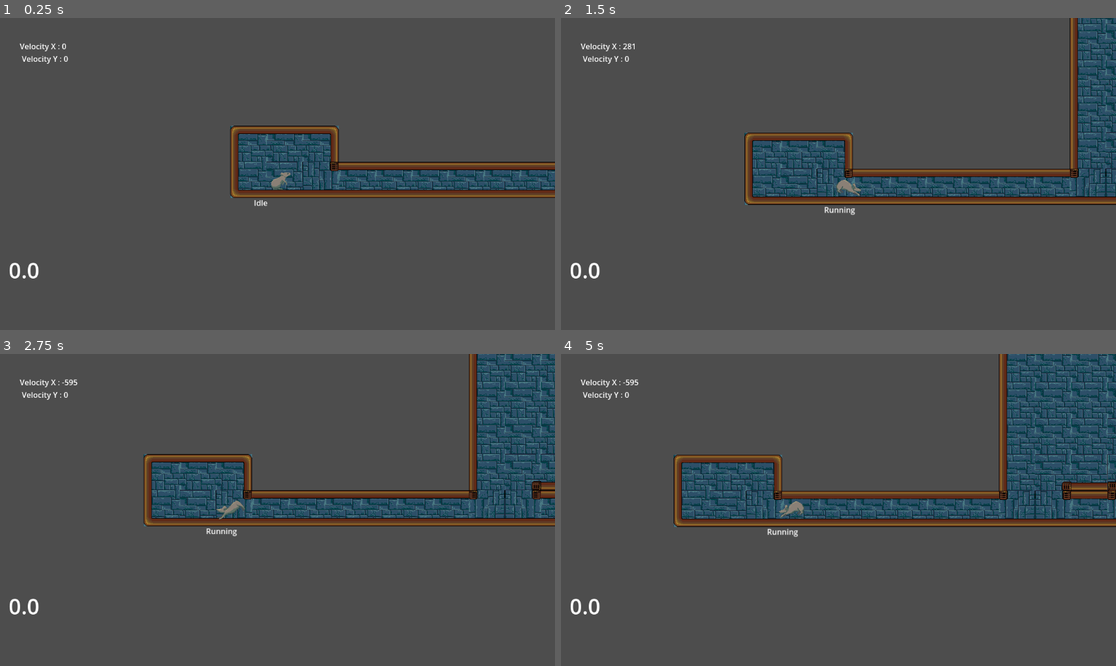
Above: before the commit, frames 1-4 (two rows, left to right).
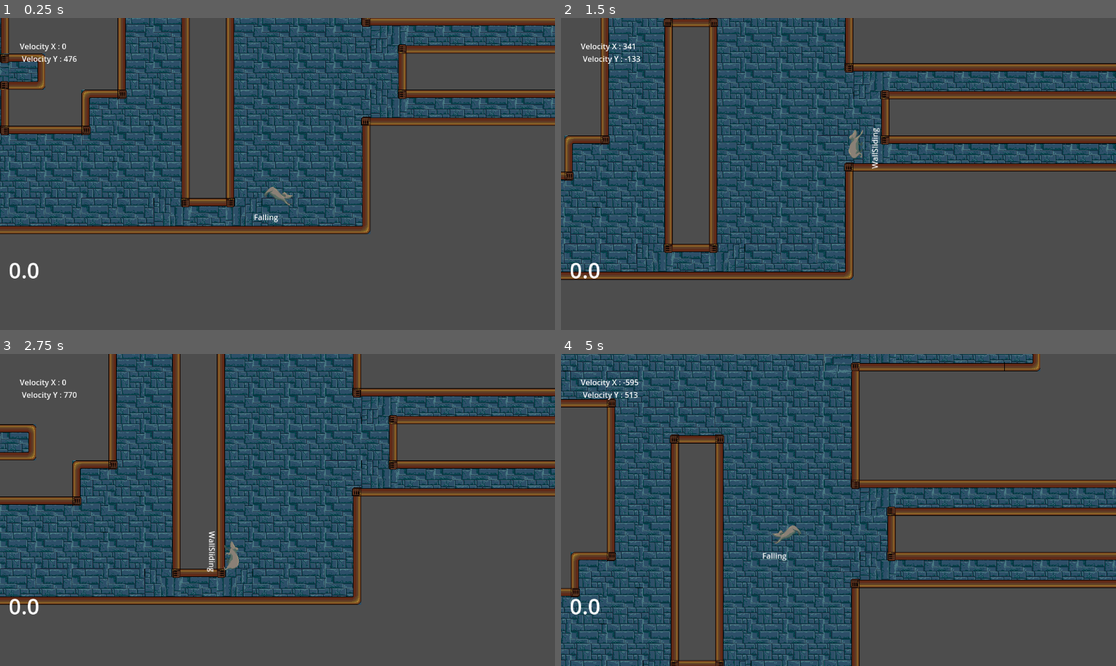
Above: after the commit, the same moments.

Repository: Taissirbw/De-Rat-Pigeon
Game: Godot game, scene res://scenes/game.tscn
Two runs of this game, one before a commit and one after it. Both use one fixed random seed, a clock stepped at 60 frames per second and the inputs below.
Inputs:
- Up to frame 1 (0.25 s): no input
- Up to frame 2 (1.5 s): hold Right (walk_right) from 0.53 s (still down); tap Space (jump) at 0.6, 0.77, 1.07, 1.35 s
- Up to frame 3 (2.75 s): tap Space (jump) at 1.52, 1.82, 2.1 s; release Right (walk_right) at 2.03 s; hold Left (walk_left) from 2.03 s (still down)
- Up to frame 4 (5 s): release Left (walk_left) at 2.78 s; hold Right (walk_right) 2.78-4.28 s; tap Space (jump) at 2.85, 3.02, 3.32, 3.6, 3.77, 4.07, 4.35, 4.52, 4.82 s; hold Left (walk_left) from 4.28 s (still down)

The runs differ from the first frame. In frame 1, 47% of the frame differs, in the area x 0-100%, y 0-70%; in frame 2, 53%; in frame 3, 55%; in frame 4, 67%, in the area x 0-100%, y 0-100%.

Commit message:
Ca marche

Diff:
--- a/de-rat-pigeon/project.godot
+++ b/de-rat-pigeon/project.godot
@@ -17,7 +17,7 @@
 
 [editor_plugins]
 
-enabled=PackedStringArray()
+enabled=PackedStringArray("res://addons/trail_2d/plugin.cfg")
 
 [global_group]
 
@@ -38,6 +38,7 @@
 jump={
 "deadzone": 0.2,
 "events": [Object(InputEventKey,"resource_local_to_scene":false,"resource_name":"","device":0,"window_id":0,"alt_presse …(189 unchanged characters)…
+, Object(InputEventKey,"resource_local_to_scene":false,"resource_name":"","device":-1,"window_id":0,"alt_pressed":false,"shift_pressed":false,"ctrl_pressed":false,"meta_pressed":false,"pressed":false,"keycode":0,"physical_keycode":4194320,"key_label":0,"unicode":0,"location":0,"echo":false,"script":null)
 ]
 }
 toggle_pause={
@@ -52,6 +53,11 @@
 }
 walk_up={
 "deadzone": 0.2,
-"events": [Object(InputEventKey,"resource_local_to_scene":false,"resource_name":"","device":-1,"window_id":0,"alt_pressed":false,"shift_pressed":false,"ctrl_pressed":false,"meta_pressed":false,"pressed":false,"keycode":0,"physical_keycode":4194320,"key_label":0,"unicode":0,"location":0,"echo":false,"script":null)
-]
+"events": []
 }
+
+[layer_names]
+
+2d_physics/layer_1="TileMap"
+2d_physics/layer_2="Player"
+2d_physics/layer_3="Trap"
--- a/de-rat-pigeon/scenes/electric_trap.tscn
+++ b/de-rat-pigeon/scenes/electric_trap.tscn
@@ -70,9 +70,6 @@
 [sub_resource type="RectangleShape2D" id="RectangleShape2D_ajo4f"]
 size = Vector2(19, 56)
 
-[sub_resource type="RectangleShape2D" id="RectangleShape2D_a71i6"]
-size = Vector2(12, 12)
-
 [node name="ElectricTrap" type="Node2D"]
 script = ExtResource("1_qshd7")
 delais_shocks = 3.0
@@ -96,15 +93,5 @@
 [node name="Timer" type="Timer" parent="Zap"]
 autostart = true
 
-[node name="FixParts" type="Area2D" parent="."]
-
-[node name="CollisionShape2D" type="CollisionShape2D" parent="FixParts"]
-position = Vector2(18, -31)
-shape = SubResource("RectangleShape2D_a71i6")
-
-[node name="CollisionShape2D2" type="CollisionShape2D" parent="FixParts"]
-position = Vector2(18, 31)
-shape = SubResource("RectangleShape2D_a71i6")
-
 [connection signal="body_entered" from="Zap" to="." method="_on_zap_body_entered"]
 [connection signal="timeout" from="Zap/Timer" to="." method="_on_timer_timeout"]
--- a/de-rat-pigeon/scenes/game.tscn
+++ b/de-rat-pigeon/scenes/game.tscn
@@ -6,6 +6,7 @@
 [ext_resource type="PackedScene" uid="uid://truyffsrng0" path="res://scenes/tile_map_layer.tscn" id="6_ryrav"]
 [ext_resource type="Script" uid="uid://ccsfs81eaeamc" path="res://scripts/camera_area.gd" id="7_gee14"]
 [ext_resource type="PackedScene" uid="uid://c4rt56iyjjpx1" path="res://scenes/electric_trap.tscn" id="7_u5sy4"]
+[ext_resource type="PackedScene" uid="uid://bhusu3f2sp4sg" path="res://scenes/oil.tscn" id="9_0tnpc"]
 [ext_resource type="PackedScene" uid="uid://ckg5kpbfsttto" path="res://scenes/mort_au_rats.tscn" id="14_7sc4i"]
 [ext_resource type="PackedScene" uid="uid://4irxpill6ri2" path="res://scenes/tapette_a_souris.tscn" id="15_80cx4"]
 
@@ -44,7 +45,7 @@
 tile_set = ExtResource("3_p57ef")
 
 [node name="Player" parent="." instance=ExtResource("6_j5wjh")]
-position = Vector2(-1865, 472)
+position = Vector2(844, -2080)
 
 [node name="Level" type="Node2D" parent="."]
 
@@ -78,5 +79,14 @@
 position = Vector2(626, -238)
 rotation = -3.1415925
 
+[node name="Oil" parent="Level" instance=ExtResource("9_0tnpc")]
+texture_filter = 1
+position = Vector2(-1515, 500)
+
+[node name="Oil2" parent="Level" instance=ExtResource("9_0tnpc")]
+texture_filter = 1
+position = Vector2(-1397, 500)
+rotation = 3.1415927
+
 [connection signal="body_entered" from="Level/LabyrinthArea" to="Level/LabyrinthArea" method="_on_body_entered"]
 [connection signal="body_exited" from="Level/LabyrinthArea" to="Level/LabyrinthArea" method="_on_body_exited"]
--- /dev/null
+++ b/de-rat-pigeon/scenes/oil.tscn
@@ -0,0 +1,21 @@
+[gd_scene load_steps=4 format=3 uid="uid://bhusu3f2sp4sg"]
+
+[ext_resource type="Script" uid="uid://y8gme5m6ey2g" path="res://scripts/oil.gd" id="1_vcmh2"]
+[ext_resource type="Texture2D" uid="uid://cmegrogo0h1g0" path="res://Assets/Tiles/oil_puddle.png" id="1_vdcy5"]
+
+[sub_resource type="RectangleShape2D" id="RectangleShape2D_vcmh2"]
+size = Vector2(63, 21)
+
+[node name="Oil" type="Area2D"]
+collision_layer = 4
+collision_mask = 2
+script = ExtResource("1_vcmh2")
+
+[node name="OilPuddle" type="Sprite2D" parent="."]
+texture = ExtResource("1_vdcy5")
+
+[node name="CollisionShape2D" type="CollisionShape2D" parent="."]
+position = Vector2(-2.5, 26.5)
+shape = SubResource("RectangleShape2D_vcmh2")
+
+[connection signal="body_entered" from="." to="." method="_on_body_entered"]
--- a/de-rat-pigeon/scenes/player.tscn
+++ b/de-rat-pigeon/scenes/player.tscn
@@ -268,13 +268,15 @@
 platform_wall_layers = 1
 script = ExtResource("1_op7ga")
 UseStateMachine = true
-floor_coyote_time = 0.1
-wall_change_coyote_time = 0.3
+WALL_JUMP_BUFFER_TIME = 1.0
+WALL_CHANGE_COYOTE_TIME = 0.2
 
 [node name="CollisionShape2D" type="CollisionShape2D" parent="."]
 shape = SubResource("CircleShape2D_e36ub")
 
 [node name="Camera2D" type="Camera2D" parent="."]
+process_callback = 0
+limit_enabled = false
 position_smoothing_enabled = true
 
 [node name="ShockAnimation" type="AnimationPlayer" parent="."]
@@ -374,4 +376,6 @@
 [node name="shockTimer" type="Timer" parent="."]
 wait_time = 0.5
 
+[node name="oilTimer" type="Timer" parent="."]
+
 [connection signal="state_transition" from="StateMachine" to="." method="_on_state_machine_state_transition"]
--- a/de-rat-pigeon/scripts/falling.gd
+++ b/de-rat-pigeon/scripts/falling.gd
@@ -1,7 +1,7 @@
 extends State
 
 func enter(previous_state_path: String, data := {}) -> void:
-	#print("FALL")
+	#state_print("FALL")
 	player.animation_player.play("fall")
 
 	# Remet tout bien
@@ -14,7 +14,7 @@
 		var dir = Input.get_axis("walk_left", "walk_right")
 		if !player.shock_state:
 			if dir != 0:
-				player.velocity.x = lerp(player.velocity.x, dir * player.speed, player.acceleration)
+				player.velocity.x = lerp(player.velocity.x, dir * player.SPEED, player.acceleration)
 			else:
 				player.velocity.x = lerp(player.velocity.x, 0.0, player.friction)
 			if player.velocity.x < 0: # cours à droite
@@ -31,7 +31,7 @@
 				if player.wall_contact_coyote > 0.:
 					player.wall_contact_coyote -= delta
 				if Input.is_action_just_pressed("jump") and ! player.shock_state:
-					print("FALL -> JUMP")
+					state_print("FALL -> JUMP")
 					finished.emit(JUMPING)
 				else:
 					if abs(player.velocity.x) < 70:
@@ -39,5 +39,5 @@
 					else:
 						finished.emit(RUNNING)
 
-		player.velocity.y += player.gravity * delta
+		player.velocity.y += player.GRAVITY * delta
 		player.move_and_slide()
--- a/de-rat-pigeon/scripts/idle.gd
+++ b/de-rat-pigeon/scripts/idle.gd
@@ -2,7 +2,7 @@
 
 
 func enter(previous_state_path: String, data := {}) -> void:
-	#print("Entered IDLE")
+	#state_print("Entered IDLE")
 	player.velocity.x = 0.0
 	player.animation_player.play("idle")
 	# Remet tout bien
@@ -17,13 +17,13 @@
 			finished.emit(SHOCKED)
 		# Décremente le timer coyote
 		if player.is_on_wall():
-			player.wall_contact_coyote = player.wall_contact_coyote_time
+			player.wall_contact_coyote = player.WALL_CONTACT_COYOTE_TIME
 		elif player.wall_contact_coyote > 0.:
 			player.wall_contact_coyote -= delta
 		#player.move_and_slide()
 
 		if player.is_on_floor():
-			player.floor_coyote = player.floor_coyote_time
+			player.floor_coyote = player.FLOOR_COYOTE_TIME
 		elif player.floor_coyote > 0.:
 			player.floor_coyote = 0
 
--- a/de-rat-pigeon/scripts/jumping.gd
+++ b/de-rat-pigeon/scripts/jumping.gd
@@ -3,11 +3,11 @@
 var dir
 
 func enter(previous_state_path: String, data := {}) -> void:
-	#print("JUMPING")
+	#state_print("JUMPING")
 
-	player.velocity.y = player.jump_speed_y
+	player.velocity.y = player.JUMP_SPEED_Y
 	dir = Input.get_axis("walk_left", "walk_right")
-	player.velocity.x= max( player.jump_speed_x, abs(player.velocity.x))*dir
+	player.velocity.x = max( player.JUMP_SPEED_X, abs(player.velocity.x))*dir
 	player.animation_player.play("jump")
 
 	# Remet tout bien
@@ -25,21 +25,22 @@
 
 		dir = Input.get_axis("walk_left", "walk_right")
 		if dir != 0 and ! player.shock_state:
-			player.velocity.x = lerp(player.velocity.x, dir * player.speed, player.acceleration)
+			player.velocity.x = lerp(player.velocity.x, dir * player.SPEED, player.acceleration)
 		else:
 			player.velocity.x = lerp(player.velocity.x, 0.0, player.friction)
 
 
-		if (player.is_on_wall() or player.wall_contact_coyote > 0.) and player.velocity.x !=0.:
-			print("Wall slide from jump")
-			print(player.velocity.x)
+		if (player.is_on_wall_only() or player.wall_contact_coyote > 0.) and player.velocity.x !=0.:
+			state_print("Wall slide from jump 1/2: " + str(player.velocity.y))
+			player.velocity.y = max(player.velocity.y, player.WALL_JUMP_SPEED_Y/2.)
+			state_print("Wall slide from jump 2/2: " + str(player.velocity.y))
 			finished.emit(WALL_SLIDING)
 		else:
 			player.wall_contact_coyote -= delta
-			player.velocity.y += player.gravity * delta
+			player.velocity.y += player.GRAVITY * delta
 
 		if Input.is_action_just_released("jump"):
-			player.velocity.y *= player.VariableJumpMultiplier
+			player.velocity.y *= player.VARIABLE_JUMP_MULTIPLIER
 
 		player.move_and_slide()
 
@@ -50,13 +51,15 @@
 
 		if Input.is_action_just_pressed("jump") and player.compteur == 1 :
 			if player.is_on_floor():
+				state_print("Jumping from floor")
 				finished.emit(JUMPING)
-			elif (player.is_on_wall() or player.wall_contact_coyote >0.) and player.velocity.x != 0:
-				print("Jump to wall sliding")
+			elif (player.is_on_wall_only() or player.wall_contact_coyote >0.) and player.velocity.x != 0:
+				state_print("Jump to wall sliding")
 				#player.wall_grip_coyote_time = player.wall_grip_coyote
 				finished.emit(WALL_SLIDING)
 
 		elif player.is_on_floor():
+			player.last_floor_y = player.global_position.y
 			if (absf(player.velocity.x) > player.speed/10.) or (dir != 0.):
 				finished.emit(RUNNING)
 			else:
--- /dev/null
+++ b/de-rat-pigeon/scripts/oil.gd
@@ -0,0 +1,16 @@
+extends Area2D
+
+
+# Called when the node enters the scene tree for the first time.
+func _ready() -> void:
+	pass # Replace with function body.
+
+
+# Called every frame. 'delta' is the elapsed time since the previous frame.
+func _process(delta: float) -> void:
+	pass
+
+
+func _on_body_entered(body: Node2D) -> void:
+	if body.is_in_group("player"):
+		body.glissade()
--- a/de-rat-pigeon/scripts/player.gd
+++ b/de-rat-pigeon/scripts/player.gd
@@ -9,34 +9,47 @@
 @export var print_state_transition = false
 
 @export_category("Normal physics")
-@export var gravity = 2200
+@export var GRAVITY = 2200
 @export_range(0.0, 1.0) var friction = 0.3
 @export_range(0.0 , 1.0) var acceleration = 0.1
 
 @export_category("Player constants")
-@export var walk_speed = 200
-@export var speed = 600
-@export var jump_speed_y = -800
-@export var jump_speed_x = 400
-@export var VariableJumpMultiplier = 0.5
-@export var floor_coyote_time:float = 0.05
+@export var WALK_SPEED = 200
+@export var SPEED = 600
+@export var JUMP_SPEED_Y = -800
+@export var JUMP_SPEED_X = 400
+@export var VARIABLE_JUMP_MULTIPLIER = 0.5
+@export var FLOOR_COYOTE_TIME:float = 0.05
 var floor_coyote:float = 0.
 # Pour wall slide
 @export_category("Wall physics")
-@export var gravity_wall:float = 2000
-@export var wall_jump_speed_x: float = 800
-@export var wall_jump_speed_y:float = -800
+@export var GRAVITY_WALL:float = 2000
+@export var WALL_JUMP_SPEED_X: float = 800
+@export var WALL_JUMP_SPEED_Y:float = -800
+
+# Petit saut supplémentaire sur les murs
+@export var SMALL_WALL_JUMP_Y:float = - 600
+@export var MAX_SMALL_WALL_JUMP = 1
+var small_wall_jump_cpt = MAX_SMALL_WALL_JUMP
+
+# Permet de ramper sur long d'un mur en partant du sol
+@export var FLOOR_WALL_JUMP_Y:float = - 400
+@export var MAX_FLOOR_WALL_JUMP = 1
+var floor_wall_jump_cpt = MAX_FLOOR_WALL_JUMP
+
 
 # Lorsque le joueur viens d'attérir sur un mur,
 # il a un petit peu de temps avant de subir la gravité à nouveau.
-@export var wall_grip_coyote_time = 0.3
+@export var WALL_GRIP_COYOTE_TIME = 0.3
 # Pour wall-jump, il faut un saut enregistré + le joueur change de sens
-@export var wall_jump_buffer_time = 0.5 # temps durant lequel un saut est enregistré
-@export var wall_change_coyote_time = 0.1 # temps durant lequel le changement de dir est valable
+@export var WALL_JUMP_BUFFER_TIME = 0.5 # temps durant lequel un saut est enregistré
+@export var WALL_CHANGE_COYOTE_TIME = 0.1 # temps durant lequel le changement de dir est valable
 
-@export var wall_contact_coyote_time:float = 0.2 # record last contact with a wall
+@export var WALL_CONTACT_COYOTE_TIME:float = 0.2 # record last contact with a wall
 # apres un wall-jump, le joueur ne peut pas ressauter immédiatement.
-@export var wall_jump_lock_time:float= 0.05
+@export var WALL_JUMP_LOCK_TIME:float= 0.05
+
+
 
 var wall_grip_coyote:float =0.
 var wall_change_coyote:float = 0.
@@ -47,8 +60,14 @@
 
 var look_dir_x:int = 1
 
+
 var shock_state = false
+var glissade_state = false
+
+var compteur = 1
+
 @onready var shock_timer: Timer = $shockTimer
+@onready var oil_timer: Timer = $oilTimer
 
 @onready var animation_player = $AnimatedSprite2D
 @onready var shocked_sprite: AnimatedSprite2D = $ShockedSprite
@@ -65,7 +84,7 @@
 @onready var camera_labyrinth: Camera2D = $"../Level/LabyrinthArea/CameraLabyrinth"
 
 
-var compteur = 1
+
 
 
 func _ready():
@@ -77,6 +96,7 @@
 	# Met à jour l'affichage de la velocité
 	physic_label_update()
 
+
 	if show_wall_debug:
 		# Permet de visualiser (en utilisant des couleurs) l'état du joueur :
 		# Rouge si le joueur est sur le mur, vert si le coyote >0, et jaune si
@@ -85,11 +105,11 @@
 
 
 	if not UseStateMachine:
-		velocity.y += gravity * delta
+		velocity.y += GRAVITY * delta
 		var dir = Input.get_axis("walk_left", "walk_right")
 		if dir != 0:
 
-			velocity.x = lerp(velocity.x, dir * speed, acceleration)
+			velocity.x = lerp(velocity.x, dir * SPEED, acceleration)
 			$AnimatedSprite2D.play("run")
 			if velocity.x < 0:
 				$AnimatedSprite2D.flip_h = true
@@ -106,11 +126,11 @@
 
 		if compteur==1:
 			if Input.is_action_just_pressed("jump") and is_on_floor():
-				velocity.y = jump_speed_y
+				velocity.y = JUMP_SPEED_Y
 				$AnimatedSprite2D.set_animation("jump")
 				rotation_degrees = 0.
 			if Input.is_action_just_pressed("jump") and is_on_wall():
-				velocity.y = jump_speed_y
+				velocity.y = JUMP_SPEED_Y
 				if absf(velocity.y) > 1:
 					$AnimatedSprite2D.play("run")
 
@@ -136,6 +156,19 @@
 	shock_animation.play("RESET")
 	shocked_sprite.pause()
 
+func glissade():
+	# TODO :
+	# 1 - Enregistrer la dir actuelle du joueur (ou à défaut, la vélocité X)
+	# 2 - Dans l'état running, empecher la lecture de dir, et à la place, faire glisser
+	# 3 - désactiver le saut et le wall sliding.
+	if !glissade_state:
+		glissade_state = true
+		var buf_speed = SPEED
+		SPEED *= 3.
+		oil_timer.start()
+		await oil_timer.timeout
+		glissade_state = false
+		SPEED = buf_speed
 
 func _on_tapette_a_souris_body_entered(body: Node2D, source: Area2D) -> void:
 	source.activate()
--- a/de-rat-pigeon/scripts/running.gd
+++ b/de-rat-pigeon/scripts/running.gd
@@ -3,8 +3,8 @@
 var dir
 
 func enter(previous_state_path: String, data := {}) -> void:
-	#print("RUNNING")
-	if abs(player.velocity.x) < player.walk_speed:
+	#state_print("RUNNING")
+	if abs(player.velocity.x) < player.WALK_SPEED:
 		player.animation_player.play("walk")
 	else:
 		player.animation_player.play("run")
@@ -24,7 +24,7 @@
 
 		dir = Input.get_axis("walk_left", "walk_right")
 		if dir != 0 and ! player.shock_state:
-			player.velocity.x = lerp(player.velocity.x, dir * player.speed, player.acceleration)
+			player.velocity.x = lerp(player.velocity.x, dir * player.SPEED, player.acceleration)
 		else:
 			player.velocity.x = lerp(player.velocity.x, 0.0, player.friction)
 
@@ -36,7 +36,7 @@
 			player.animation_player.flip_h = false
 			#player.animation_player.offset.x = 0.
 
-		if abs(player.velocity.x) < player.walk_speed:
+		if abs(player.velocity.x) < player.WALK_SPEED:
 			player.animation_player.play("walk")
 		else:
 			player.animation_player.play("run")
@@ -44,9 +44,7 @@
 
 
 		if player.is_on_wall_only() and sign(dir) != sign(player.get_wall_normal().x) and player.velocity.x !=0.:
-			#player.wall_contact_coyote = player.wall_contact_coyote_time
-			#player.velocity.y = player.gravity_wall
-			print("Jumped from wall")
+			# state_print("Jumped from wall")
 			finished.emit(WALL_SLIDING)
 		else:
 			if player.wall_contact_coyote > 0.:
@@ -54,18 +52,24 @@
 
 		if player.is_on_floor() or player.floor_coyote > 0.:
 			if Input.is_action_just_pressed("jump") and ! player.shock_state:
-				print("Jumped from floor")
-				finished.emit(JUMPING)
-			elif (absf(player.velocity.x) < player.speed/10.) and (dir == 0.):
+
+				if player.is_on_wall() and sign(dir) != sign(player.get_wall_normal().x) and player.velocity.x !=0.:
+					state_print("Jumped from wall+floor")
+					player.wall_jump_buffer = player.WALL_JUMP_BUFFER_TIME
+					finished.emit(WALL_SLIDING)
+				else:
+					state_print("Jumped from floor")
+					finished.emit(JUMPING)
+			elif (absf(player.velocity.x) < player.SPEED/10.) and (dir == 0.):
 				finished.emit(IDLE)
 			if player.is_on_floor():
-				player.floor_coyote = player.floor_coyote_time
+				player.floor_coyote = player.FLOOR_COYOTE_TIME
 			else:
 				player.floor_coyote -= delta
 		else: # Player not on the floor
-			print("FALLS from RUNNING")
+			state_print("FALLS from RUNNING")
 			finished.emit(FALLING)
 
 
-		#print("floor ?", player.is_on_floor(), " wall ?", player.is_on_wall())
+		#state_print("floor ?", player.is_on_floor(), " wall ?", player.is_on_wall())
 		player.move_and_slide()
--- a/de-rat-pigeon/scripts/state.gd
+++ b/de-rat-pigeon/scripts/state.gd
@@ -44,3 +44,6 @@
 ## to clean up the state.
 func exit() -> void:
 	pass
+
+func state_print(message:String):
+	print(name, " : ", message)
--- a/de-rat-pigeon/scripts/wall_sliding.gd
+++ b/de-rat-pigeon/scripts/wall_sliding.gd
@@ -6,20 +6,23 @@
 var last_wall_dir
 
 func enter(previous_state_path: String, data := {}) -> void:
-	#print("Entered CLIMBING")
-	print("Velocite entrée Wall Slide ", player.velocity.x)
-	player.look_dir_x = sign(player.velocity.x)
-	last_wall_dir = player.look_dir_x
+	#state_print("Entered CLIMBING")
 
 	player.animation_player.play("walk")
 	#player.animation_player.flip_h = ! bool(player.look_dir_x)
 	player.rotation_degrees = -90. * player.look_dir_x
 
-	player.wall_grip_coyote = player.wall_grip_coyote_time
+	player.look_dir_x = sign(player.velocity.x)
+	last_wall_dir = player.look_dir_x
 
+	player.wall_grip_coyote = player.WALL_GRIP_COYOTE_TIME
+
+	if previous_state_path != "Falling":
+		player.small_wall_jump_cpt = player.MAX_SMALL_WALL_JUMP
+		player.floor_wall_jump_cpt = player.MAX_FLOOR_WALL_JUMP
 
 func linear_jump(a, b):
-	return Vector2(a*player.wall_jump_speed_x, b*player.wall_jump_speed_y)
+	return Vector2(a*player.WALL_JUMP_SPEED_X, b*player.WALL_JUMP_SPEED_Y)
 
 func physics_update(delta: float) -> void:
 	if stateVersion:
@@ -31,7 +34,7 @@
 		dir = Input.get_axis("walk_left", "walk_right")
 		var previous_dir = player.look_dir_x
 		if dir != 0:
-			player.velocity.x = lerp(player.velocity.x, dir * player.speed, player.acceleration)
+			player.velocity.x = lerp(player.velocity.x, dir * player.SPEED, player.acceleration)
 		else:
 			player.velocity.x = lerp(player.velocity.x, 0.0, player.friction)
 		player.look_dir_x = sign(player.velocity.x)
@@ -53,7 +56,7 @@
 		# jsp ce que ça fait
 		if player.wall_jump_lock > 0.:
 			player.wall_jump_lock -= delta
-			player.velocity.x = lerp(player.velocity.x, dir * player.speed, player.acceleration * 0.5)
+			player.velocity.x = lerp(player.velocity.x, dir * player.SPEED, player.acceleration * 0.5)
 
 		if player.wall_grip_coyote > 0.:
 			player.wall_grip_coyote -= delta
@@ -62,7 +65,13 @@
 			if Input.is_action_just_pressed("jump"):
 				finished.emit(JUMPING)
 			else:
-				if absf(player.velocity.x) > 1:
+				if player.is_on_wall() and player.floor_wall_jump_cpt > 0:
+					state_print("Floor-Wall jump")
+					player.velocity.y = player.FLOOR_WALL_JUMP_Y
+					player.floor_wall_jump_cpt = 0
+					player.wall_jump_buffer = 0.
+				elif absf(player.velocity.x) > 1:
+					state_print("to running")
 					finished.emit(RUNNING)
 				else:
 					finished.emit(IDLE)
@@ -71,32 +80,46 @@
 		elif (player.is_on_wall_only() or player.wall_contact_coyote >0.):
 
 			if sign(dir) == sign(player.get_wall_normal().x):
-				player.wall_change_coyote = player.wall_change_coyote_time
+				player.wall_change_coyote = player.WALL_CHANGE_COYOTE_TIME
 			else:
 				if player.wall_change_coyote > 0.:
 					player.wall_change_coyote -= delta
 
 			# Stocke le dernier saut
 			if Input.is_action_just_pressed("jump"):
-				player.wall_jump_buffer = player.wall_jump_buffer_time
+				player.wall_jump_buffer = player.WALL_JUMP_BUFFER_TIME
 			else:
 				player.wall_jump_buffer -= delta
 
-			# Wall jump
-			if player.wall_change_coyote > 0. and player.wall_jump_buffer >0.:
-					#print("Jump on wall")
-					var jump = linear_jump(1.25, 1.)
+			# Wall jump logic :
+			if player.wall_jump_buffer > 0.:
 
-					player.velocity.y = jump.y
-					# Repousse vers la direction opposée au mur
-					player.velocity.x = -player.look_dir_x * jump.x
-					player.wall_jump_lock = player.wall_jump_lock_time
-					player.wall_change_coyote = 0.
+				# Grand saut vers le mur opposé
+				if player.wall_change_coyote > 0.:
+						#state_print("Jump on wall")
+						var jump = linear_jump(1.25, 1.)
+						player.velocity.y = jump.y
+
+						# Repousse vers la direction opposée au mur
+						player.velocity.x = -player.look_dir_x * jump.x
+						# (Re)initialise les compteurs
+						player.wall_jump_lock = player.WALL_JUMP_LOCK_TIME
+						player.small_wall_jump_cpt = player.MAX_SMALL_WALL_JUMP
+						player.floor_wall_jump_cpt = player.MAX_FLOOR_WALL_JUMP
+						player.wall_change_coyote = 0.
+						player.wall_jump_buffer = 0.
+
+				# Petit saut le long du mur
+				elif player.small_wall_jump_cpt > 0:
+					player.velocity.y = player.SMALL_WALL_JUMP_Y
+
+					# Reinitialise les compteurs
+					player.small_wall_jump_cpt = 0
 					player.wall_jump_buffer = 0.
 
 			# Maj du dernier temps de contact avec un mur
 			if player.is_on_wall_only():
-				player.wall_contact_coyote = player.wall_contact_coyote_time
+				player.wall_contact_coyote = player.WALL_CONTACT_COYOTE_TIME
 				last_wall_dir = player.look_dir_x
 			else:
 				player.wall_contact_coyote -= delta
@@ -104,12 +127,10 @@
 			## WALL GRIP
 			# Empeche le joueur de glisser vers le bas lors de l'atterissage
 			if player.wall_grip_coyote > 0. and player.is_on_wall_only():
-				#pass
-				var max_jump = max(player.velocity.y, player.wall_jump_speed_y)
-				player.velocity.y = min(max_jump, 0.)
+				player.velocity.y = min(player.velocity.y, 0.)
 			# Au dela de ce temps, il glisse le long du mur
 			else:
-				player.velocity.y += player.gravity_wall * delta
+				player.velocity.y += player.GRAVITY_WALL * delta
 		else:
 			player.wall_change_coyote = 0.
 			player.wall_jump_buffer = 0.
Not shown: 1 places in de-rat-pigeon/scenes/electric_trap.tscn that only renumber resources
Not shown: 1 places in de-rat-pigeon/scenes/game.tscn that only renumber resources
Not shown, added: de-rat-pigeon/scripts/oil.gd.uid
